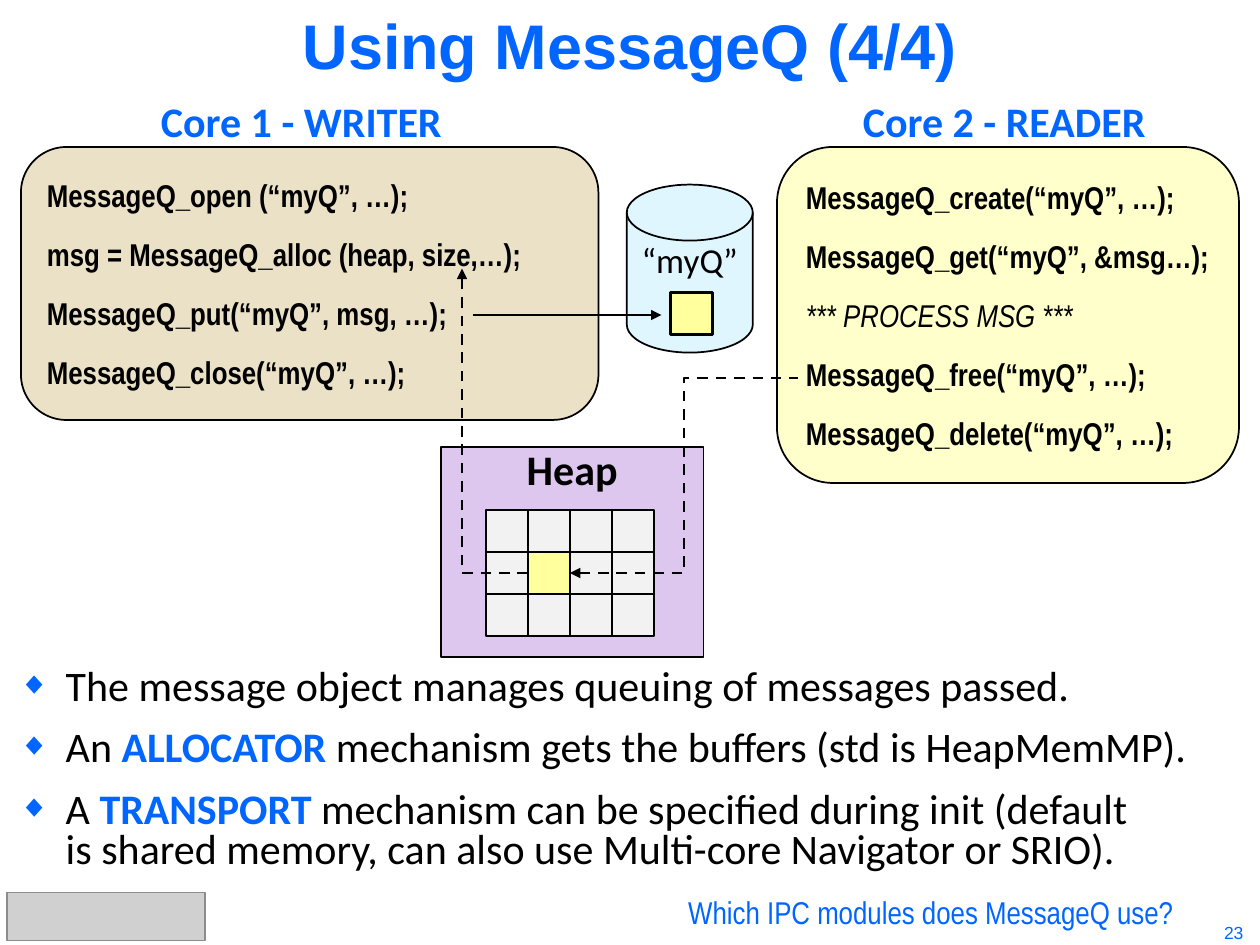
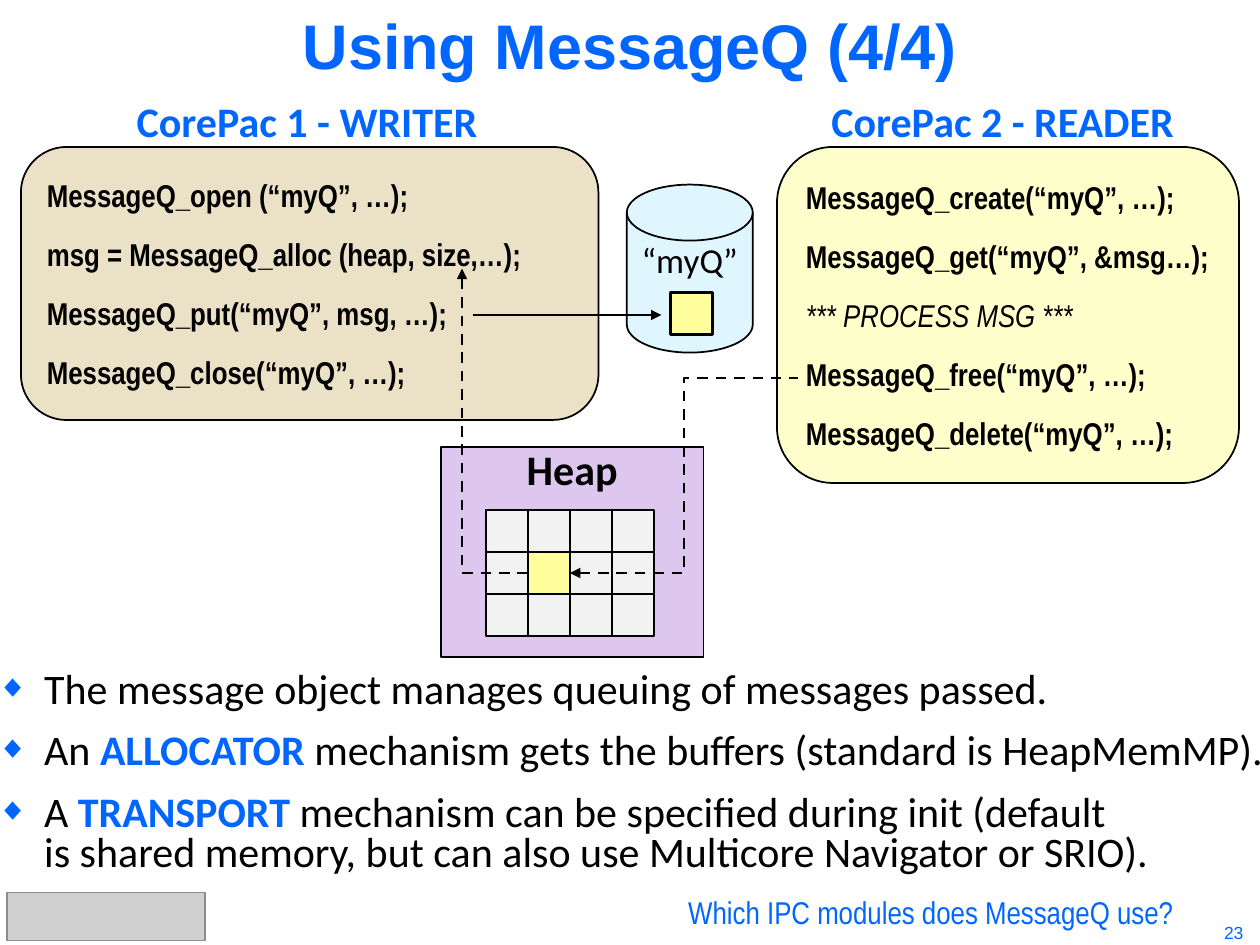
Before and after one commit to hari1989/keystone-workshop, a slide deck: slide 23 of preliminary/KeyStone Intro to IPC.pptx. Drawn at 1260x945 pixels with LibreOffice and Linux fonts; fonts in the diff are those of the drawing; grey boxes stand for pictures. Boxes give left, top, right and bottom in pixels: in the first picture for what was removed or moved away, otherwise in the second. Text is boxed around its words. In the diff, an @@ line names an element or a change of style, - is before the commit and + after.

```diff
--- a/preliminary/KeyStone Intro to IPC.pptx
+++ b/preliminary/KeyStone Intro to IPC.pptx
@@ text at [137, 109, 478, 147]: text changed @@
-Core 1 - WRITER
+CorePac 1 - WRITER
@@ text at [831, 109, 1174, 147]: text changed @@
-Core 2 - READER
+CorePac 2 - READER
@@ text "The message object manages queuing ...": place and size @@
-text "The message object manages queuing ..." at [66, 671, 1186, 872]
+text "The message object manages queuing ..." at [44, 674, 1260, 875]
@@ text at [44, 734, 1260, 875]: text changed @@
-◆ An ALLOCATOR mechanism gets the buffers (std is HeapMemMP).
-◆ A TRANSPORT mechanism can be specified during init (default
-  is shared memory, can also use Multi-core Navigator or SRIO).
+◆ An ALLOCATOR mechanism gets the buffers (standard is HeapMemMP).
+◆ A TRANSPORT mechanism can be specified during init (default
+  is shared memory, but can also use Multicore Navigator or SRIO).
```
Also in this commit, not shown: 17 other slides changed.
